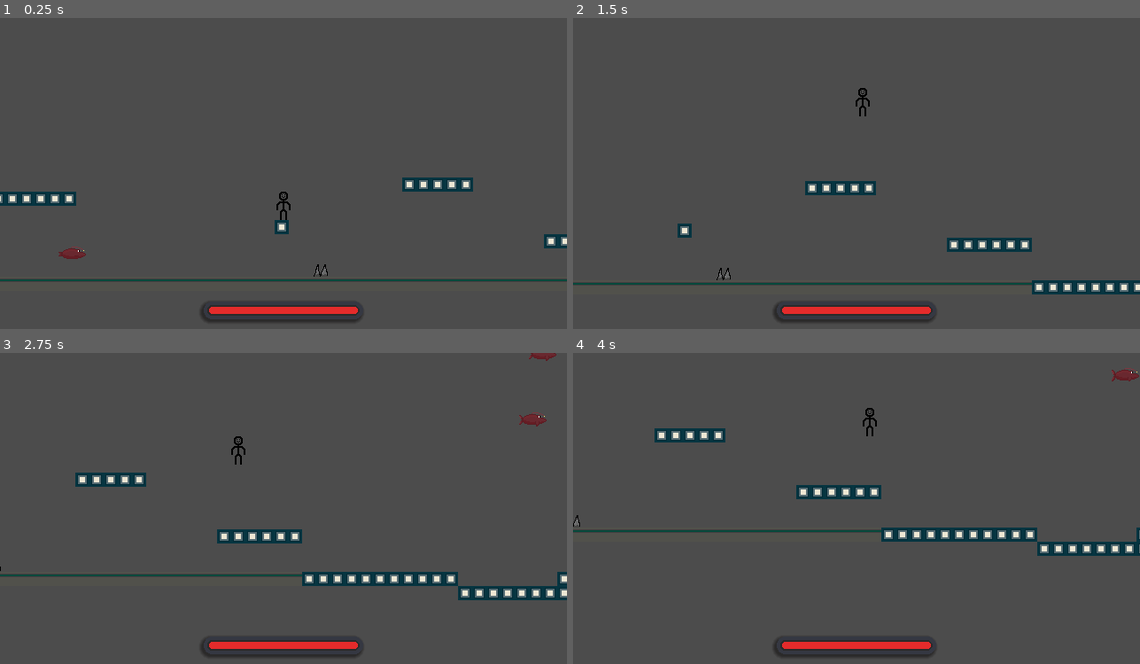
Above: before the commit, frames 1-4 (two rows, left to right).
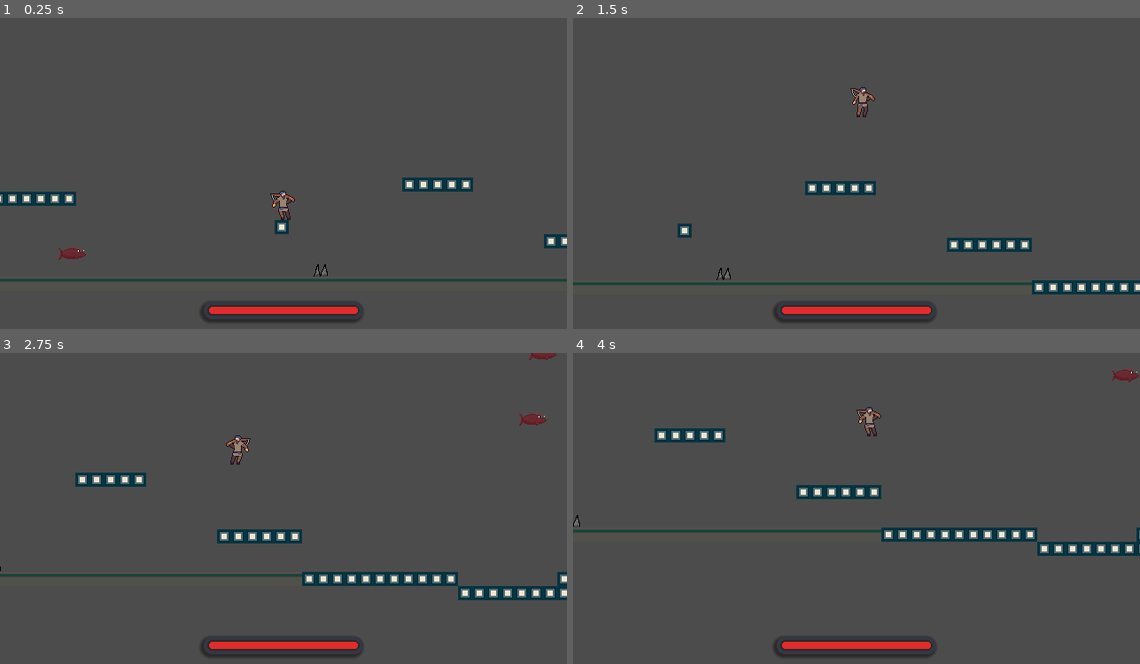
Above: after the commit, the same moments.

Repository: Typisak/Gymnasiearbete
Game: Godot game, scene res://Node2D.tscn
The game is run twice, just before and just after one commit, with the same random seed, the same clock (stepped at 60 frames per second) and the same inputs.
Inputs (mouse positions are in pixels of both pictures, inside the frame that each line leads up to):
- Up to frame 1 (0.25 s): no input
- Up to frame 2 (1.5 s): move the mouse to (981, 161) at 0.52 s; hold Space (jump) 0.53-1.28 s; hold D (move_right) from 0.53 s (still down); move the mouse to (743, 192) at 1.27 s; tap S (crouch) at 1.35 s
- Up to frame 3 (2.75 s): tap Space (jump) at 1.52, 1.55, 1.82 s; move the mouse to (340, 443) at 2.02 s; release D (move_right) at 2.03 s; hold A (move_left) from 2.03 s (still down); hold Space (jump) from 2.03 s (still down)
- Up to frame 4 (4 s): move the mouse to (828, 576) at 2.77 s; release A (move_left) at 2.78 s; release Space (jump) at 2.78 s; hold D (move_right) from 2.78 s (still down); tap S (crouch) at 2.85 s; tap Space (jump) at 3.02, 3.05, 3.32 s; move the mouse to (1026, 561) at 3.52 s; hold Space (jump) from 3.53 s (still down)

The runs differ from the first frame. In frame 1, 0.2% of the frame differs, in the area x 10-53%, y 55-78%; in frame 2, 0.2%; in frame 3, 0.2%; in frame 4, 0.2%.

Commit message:
Animerad

Diff:
--- a/GodotGymnasiearbete/Enemy.tscn
+++ b/GodotGymnasiearbete/Enemy.tscn
@@ -78,7 +78,7 @@
 
 [node name="AnimatedSprite" type="AnimatedSprite" parent="."]
 frames = SubResource( 15 )
-frame = 2
+frame = 13
 playing = true
 
 [node name="Timer" type="Timer" parent="."]
--- a/GodotGymnasiearbete/Player.tscn
+++ b/GodotGymnasiearbete/Player.tscn
@@ -1,11 +1,11 @@
-[gd_scene load_steps=9 format=2]
-
-[ext_resource path="res://karaktär.png" type="Texture" id=1]
+[gd_scene load_steps=34 format=2]
+
+[ext_resource path="res://Jump.png" type="Texture" id=1]
 [ext_resource path="res://Spelare2.2.gd" type="Script" id=2]
 [ext_resource path="res://Kamera.gd" type="Script" id=3]
-
-[sub_resource type="RectangleShape2D" id=1]
-extents = Vector2( 8, 16 )
+[ext_resource path="res://Walk.png" type="Texture" id=4]
+[ext_resource path="res://Idle.png" type="Texture" id=5]
+[ext_resource path="res://JumpTest.png" type="Texture" id=6]
 
 [sub_resource type="Animation" id=5]
 length = 0.001
@@ -69,15 +69,147 @@
 [sub_resource type="Animation" id=4]
 resource_name = "rest"
 
+[sub_resource type="AtlasTexture" id=32]
+atlas = ExtResource( 1 )
+region = Rect2( 224, 0, 29, 34 )
+
+[sub_resource type="AtlasTexture" id=20]
+atlas = ExtResource( 5 )
+region = Rect2( 0, 0, 29, 34 )
+
+[sub_resource type="AtlasTexture" id=21]
+atlas = ExtResource( 5 )
+region = Rect2( 48, 0, 29, 34 )
+
+[sub_resource type="AtlasTexture" id=22]
+atlas = ExtResource( 5 )
+region = Rect2( 96, 0, 29, 34 )
+
+[sub_resource type="AtlasTexture" id=23]
+atlas = ExtResource( 5 )
+region = Rect2( 144, 0, 29, 34 )
+
+[sub_resource type="AtlasTexture" id=24]
+atlas = ExtResource( 1 )
+region = Rect2( 0, 0, 29, 34 )
+
+[sub_resource type="AtlasTexture" id=25]
+atlas = ExtResource( 1 )
+region = Rect2( 32, 0, 29, 34 )
+
+[sub_resource type="AtlasTexture" id=26]
+atlas = ExtResource( 1 )
+region = Rect2( 64, 0, 29, 34 )
+
+[sub_resource type="AtlasTexture" id=27]
+atlas = ExtResource( 1 )
+region = Rect2( 96, 0, 29, 34 )
+
+[sub_resource type="AtlasTexture" id=28]
+atlas = ExtResource( 1 )
+region = Rect2( 128, 0, 29, 34 )
+
+[sub_resource type="AtlasTexture" id=29]
+atlas = ExtResource( 1 )
+region = Rect2( 160, 0, 29, 34 )
+
+[sub_resource type="AtlasTexture" id=30]
+atlas = ExtResource( 1 )
+region = Rect2( 192, 0, 29, 34 )
+
+[sub_resource type="AtlasTexture" id=31]
+atlas = ExtResource( 1 )
+region = Rect2( 192, 0, 29, 34 )
+
+[sub_resource type="AtlasTexture" id=33]
+atlas = ExtResource( 6 )
+region = Rect2( 0, 0, 29, 34 )
+
+[sub_resource type="AtlasTexture" id=34]
+atlas = ExtResource( 6 )
+region = Rect2( 32, 0, 29, 34 )
+
+[sub_resource type="AtlasTexture" id=14]
+atlas = ExtResource( 4 )
+region = Rect2( 0, 0, 28, 35 )
+
+[sub_resource type="AtlasTexture" id=15]
+atlas = ExtResource( 4 )
+region = Rect2( 48, 0, 28, 35 )
+
+[sub_resource type="AtlasTexture" id=16]
+atlas = ExtResource( 4 )
+region = Rect2( 96, 0, 28, 35 )
+
+[sub_resource type="AtlasTexture" id=17]
+atlas = ExtResource( 4 )
+region = Rect2( 144, 0, 28, 35 )
+
+[sub_resource type="AtlasTexture" id=18]
+atlas = ExtResource( 4 )
+region = Rect2( 192, 0, 28, 35 )
+
+[sub_resource type="AtlasTexture" id=19]
+atlas = ExtResource( 4 )
+region = Rect2( 240, 0, 28, 35 )
+
+[sub_resource type="SpriteFrames" id=13]
+animations = [ {
+"frames": [ SubResource( 32 ) ],
+"loop": true,
+"name": "Fall",
+"speed": 5.0
+}, {
+"frames": [ SubResource( 20 ), SubResource( 21 ), SubResource( 22 ), SubResource( 23 ) ],
+"loop": true,
+"name": "Idle",
+"speed": 5.0
+}, {
+"frames": [ SubResource( 24 ), SubResource( 25 ), SubResource( 26 ), SubResource( 27 ), SubResource( 28 ), SubResource( 29 ), SubResource( 30 ) ],
+"loop": true,
+"name": "Jump",
+"speed": 30.0
+}, {
+"frames": [ SubResource( 31 ) ],
+"loop": true,
+"name": "JumpEnd",
+"speed": 5.0
+}, {
+"frames": [ SubResource( 33 ), SubResource( 34 ) ],
+"loop": true,
+"name": "Test",
+"speed": 5.0
+}, {
+"frames": [  ],
+"loop": true,
+"name": "Test2",
+"speed": 5.0
+}, {
+"frames": [ SubResource( 14 ), SubResource( 15 ), SubResource( 16 ), SubResource( 17 ), SubResource( 18 ), SubResource( 19 ) ],
+"loop": true,
+"name": "Walk",
+"speed": 7.0
+} ]
+
+[sub_resource type="RectangleShape2D" id=1]
+extents = Vector2( 8, 16 )
+
 [node name="Player" type="KinematicBody2D"]
 script = ExtResource( 2 )
+
+[node name="DamageAndInvAnimation" type="AnimationPlayer" parent="."]
+anims/RESET = SubResource( 5 )
+anims/damage = SubResource( 2 )
+anims/invulnerable = SubResource( 3 )
+anims/rest = SubResource( 4 )
+
+[node name="AnimatedSprite" type="AnimatedSprite" parent="."]
+frames = SubResource( 13 )
+animation = "Test2"
 
 [node name="CollisionShape2D" type="CollisionShape2D" parent="."]
 shape = SubResource( 1 )
 one_way_collision_margin = 0.0
-
-[node name="Sprite" type="Sprite" parent="."]
-texture = ExtResource( 1 )
 
 [node name="Camera2D" type="Camera2D" parent="."]
 current = true
@@ -100,12 +232,6 @@
 wait_time = 5.0
 one_shot = true
 
-[node name="DamageAndInvAnimation" type="AnimationPlayer" parent="."]
-anims/RESET = SubResource( 5 )
-anims/damage = SubResource( 2 )
-anims/invulnerable = SubResource( 3 )
-anims/rest = SubResource( 4 )
-
 [node name="BounceRayCasts" type="Node2D" parent="."]
 
 [node name="RayCast2D" type="RayCast2D" parent="BounceRayCasts"]
@@ -143,6 +269,7 @@
 one_way_collision_margin = 0.0
 
 [connection signal="grounded_update" from="." to="Camera2D" method="_on_Player_grounded_update"]
+[connection signal="animation_finished" from="AnimatedSprite" to="." method="_on_AnimatedSprite_animation_finished"]
 [connection signal="timeout" from="Invulnerability" to="." method="_on_Invulnerability_timeout"]
 [connection signal="timeout" from="Reset" to="." method="_on_Reset_timeout"]
 [connection signal="area_entered" from="HitscannerEnemy" to="." method="_on_HitscannerEnemy_area_entered"]
--- a/GodotGymnasiearbete/Spelare2.2.gd
+++ b/GodotGymnasiearbete/Spelare2.2.gd
@@ -45,21 +45,30 @@
 	#TRUE om karaktären är stilla/idle
 	idle = is_on_floor() and is_zero_approx(velocity.x)
 
-#func animation(): #AVKOMMENTERAS NÄR ANIMATIONER SKAPATS
-	#LÄGG TILL SPRITE FLIP
+func animation(): #AVKOMMENTERAS NÄR ANIMATIONER SKAPATS
+	$AnimatedSprite.speed_scale = 1
+	if velocity.x > 0:
+		$AnimatedSprite.flip_h = false
+	elif velocity.x < 0:
+		$AnimatedSprite.flip_h = true
 	#SPELA UPP ANIMATION BASERAT PÅ TILLSTÅND
 	#Animerar karaktärens hopp
-	#if jumping or double_jumping:
-	#	(Animationsmetod)
+	if jumping or double_jumping:
+		#$AnimatedSprite.connect("animation_finished", self, "_on_AnimatedSprite_animation_finished")
+		$AnimatedSprite.play("Test")
 	#Animerar karaktärens gång
-	#if walking:
-	#	(Animationsmetod)
+	elif walking:
+		if Input.is_action_pressed("move_left") || Input.is_action_pressed("move_right"):
+			$AnimatedSprite.play("Walk")
+		else:
+			$AnimatedSprite.speed_scale = 0.5
+			$AnimatedSprite.play("Walk")
 	#Animerar karaktärens fall
-	#if falling:
-	#	(Animationsmetod)
+	elif falling:
+		$AnimatedSprite.play("Fall")
 	#Animerar Karaktärens stillastånd
-	#if idle:
-	#	(Animationsmetod)
+	elif idle:
+		$AnimatedSprite.play("Idle")
 
 func grounded():
 	var was_grounded = grounded
@@ -136,10 +145,18 @@
 
 	grounded()
 
-	#animation()
+	animation()
 
 func _on_HitscannerEnemy_area_entered(area):
 	damage(1)
 
 func _on_HitscannerSpikes_area_entered(area):
 	damage(3)
+
+
+
+
+
+func _on_AnimatedSprite_animation_finished():
+	if $AnimatedSprite.animation == "Test":
+		$AnimatedSprite.play("JumpEnd")
Binary file added: GodotGymnasiearbete/Idle.png
Not shown, added: GodotGymnasiearbete/Idle.png.import
Binary file added: GodotGymnasiearbete/Jump.png
Not shown, added: GodotGymnasiearbete/Jump.png.import
Binary file added: GodotGymnasiearbete/JumpTest.png
Not shown, added: GodotGymnasiearbete/JumpTest.png.import
Binary file added: GodotGymnasiearbete/Walk.png
Not shown, added: GodotGymnasiearbete/Walk.png.import
